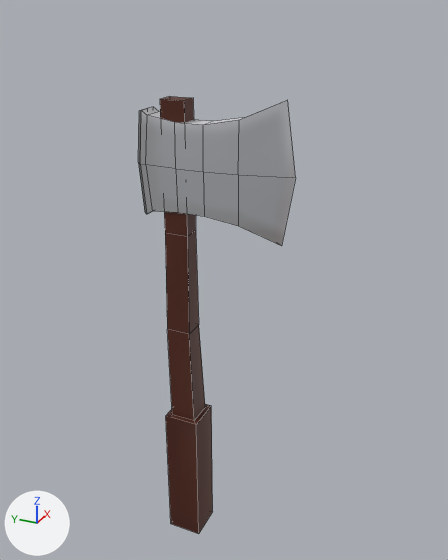
The Blender file Blend Files/MetalAxe.blend: old version first, new version second.
Camera for both pictures: a 50 mm camera at (-50.8, -26.6, 50.4) aimed at (1.7, -3.0, 24.1). The lights are fixed; the arrows at lower left show +X, +Y and +Z. Mesh edges are drawn as thin lines.
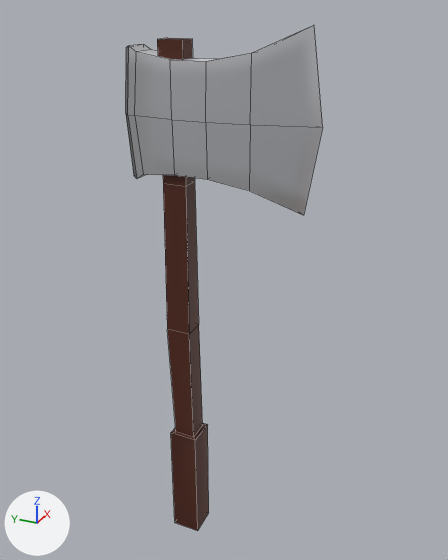
Patch to the scene script:
```diff
--- a/Blend Files/MetalAxe.blend.py
+++ b/Blend Files/MetalAxe.blend.py
@@ me_cube_002 @@
 me_cube_002.from_pydata(...)  # 63 vertices, 60 faces; spans x -2.16..2.16, y -1.06..0.48, z -1.6..8.5
 # used by ob_cube_001; location = (0.0, 0.0, 0.0); scale = (0.887, 10.0, 5.0)
 # before: 8 (1.05, 0.21, 8.4) at pixel (169, 96), 9 (1.05, -0.03, 8.4) at pixel (193, 97), 10 (-1.05, 0.21, 8.4) at pixel (159, 99), 11 (-1.05, -0.03, 8.4) at pixel (183, 100), 16 (1.05, 0.21, 5.85)
 # before: 17 (1.05, -0.03, 5.85) at pixel (195, 230), 18 (-1.05, -0.03, 5.85) at pixel (187, 236), 19 (-1.05, 0.21, 5.85) at pixel (165, 233)
+# me_cube_002 part 1: the loose piece of 39 vertices spanning x -1.35..1.35, y -1.06..0.48, z 5.9..8.5 is scaled about its middle by 1.2, then moved by (0.0, -0.06, 0.9)
+# me_cube_002 part 2: all 12 vertices in x -2.16..2.16, y -0.13..0.25, z -1.6..1.6 are scaled about their middle by (0.814, 0.814, 0.846), then moved by (0.0, 0.0, -0.25)
+# me_cube_002 part 3
+for i in [*range(8, 12), *range(16, 20)]: me_cube_002.vertices[i].co += Vector((0.0, 0.0, 1.0))
 me_cube_002.materials.append(mat_metal_axe_texture)
```

Changed parts and their boxes (x1, y1, x2, y2) in the pictures (448 x 560 px; the box of a moved part takes in the faces that stretch with it):
'Cube.001', reshaped (25% wider, 15% taller)
    before: (138, 96, 296, 534)
    after: (126, 25, 323, 531)
part 1 of me_cube_002, moved or reshaped
    before: (138, 100, 296, 246)
    after: (126, 25, 323, 215)
part 2 of me_cube_002, moved or reshaped
    before: (166, 325, 213, 534)
    after: (167, 325, 209, 531)
part 3 of me_cube_002, moved or reshaped
    before: (160, 96, 199, 334)
    after: (157, 38, 199, 334)
